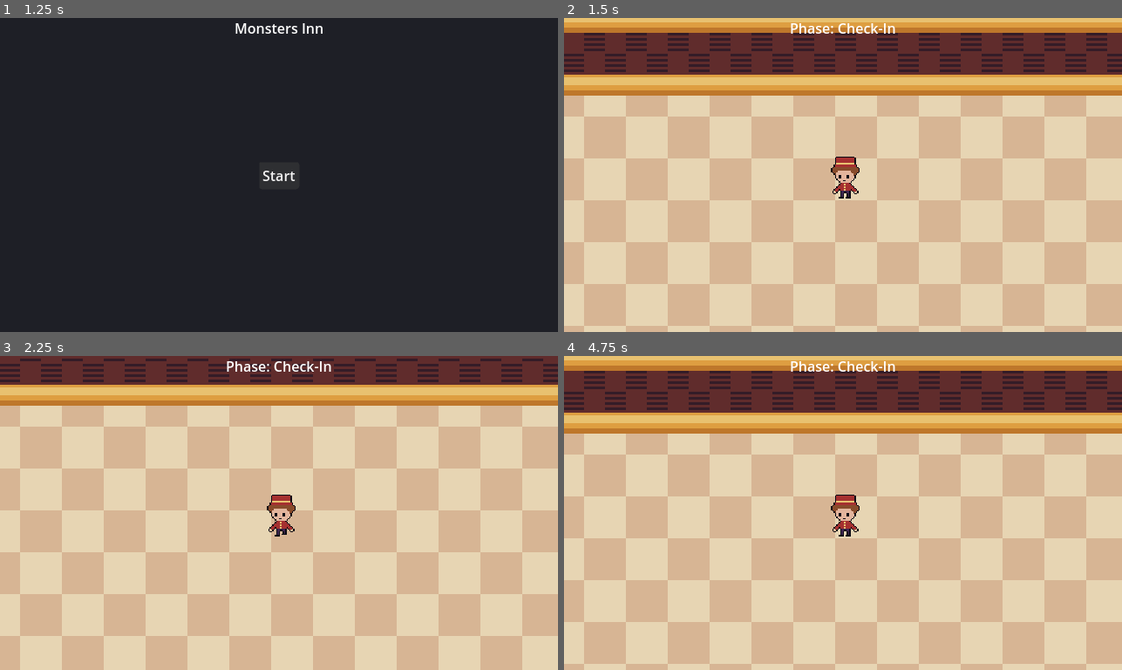
Above: before the commit, frames 1-4 (two rows, left to right).
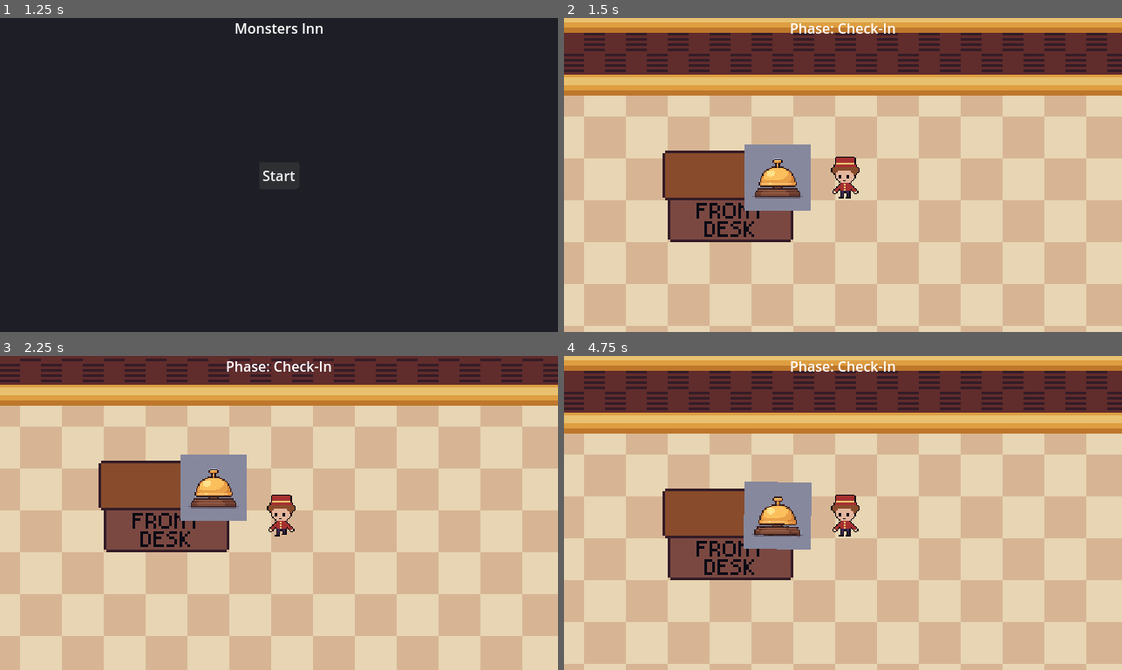
Above: after the commit, the same moments.

Repository: mwhittaker1/monsters_inn
Game: Godot game, scene res://scenes/Splash.tscn
Same seed, same stepped clock (60 frames per second), same inputs: the game is played once before the commit and once after it.
Inputs:
- Up to frame 1 (1.25 s): tap Enter (ui_accept) at 0.5, 0.77 s; hold Right (ui_right) from 0.53 s (still down)
- Up to frame 2 (1.5 s): release Right (ui_right) at 1.25 s; click "Start" at 1.25 s
- Up to frame 3 (2.25 s): hold Down (ui_down) from 2.03 s (still down)
- Up to frame 4 (4.75 s): tap Enter (ui_accept) at 2.27, 3.77, 4.52 s; release Down (ui_down) at 2.78 s; hold Right (ui_right) 2.78-3.53 s; hold Up (ui_up) 3.53-4.28 s; hold Left (ui_left) from 4.28 s (still down)

Frame 1 is identical in both runs. In frame 2, 7.5% of the frame differs, in the area x 17-45%, y 40-72%; in frame 3, 7.5%; in frame 4, 7.6%.

Commit message:
added bell interaction animation shake

Diff:
--- a/scenes/Bell.tscn
+++ b/scenes/Bell.tscn
@@ -15,5 +15,13 @@
 position = Vector2(-2, -6)
 shape = SubResource("RectangleShape2D_wg6oa")
 
-[node name="Sprite2D" type="Sprite2D" parent="."]
+[node name="Sprite" type="Sprite2D" parent="."]
 texture = ExtResource("1_mxaww")
+
+[node name="AnimationPlayer" type="AnimationPlayer" parent="."]
+
+[node name="SFX" type="AudioStreamPlayer2D" parent="."]
+
+[node name="Timer" type="Timer" parent="."]
+wait_time = 0.25
+one_shot = true
--- a/scenes/game.tscn
+++ b/scenes/game.tscn
@@ -73,11 +73,11 @@
 script = ExtResource("9_qy1jj")
 
 [node name="Player" type="Node2D" parent="."]
-position = Vector2(34, 71)
+position = Vector2(-149, 77)
 script = ExtResource("2_g4kob")
 
 [node name="InteractRay" type="RayCast2D" parent="Player"]
-position = Vector2(62, -60)
+position = Vector2(0, -5)
 target_position = Vector2(0, 117)
 collision_mask = 32
 hit_from_inside = true
@@ -86,7 +86,7 @@
 [node name="Sprite" type="AnimatedSprite2D" parent="Player"]
 sprite_frames = SubResource("SpriteFrames_45i86")
 animation = &"walk"
-frame_progress = 0.902271
+frame_progress = 0.146119
 
 [node name="Camera2D" type="Camera2D" parent="Player/Sprite"]
 position = Vector2(-2, -2)
@@ -161,5 +161,5 @@
 script = ExtResource("10_3xj3m")
 
 [node name="Bell" parent="." instance=ExtResource("13_2rd6h")]
-position = Vector2(-250, 58)
+position = Vector2(-212, 64)
 scale = Vector2(0.05, 0.05)
--- a/scripts/Bell.gd
+++ b/scripts/Bell.gd
@@ -1,8 +1,38 @@
-extends Interactable
+extends Area2D
 
-func _ready() -> void:
-	add_to_group("interactables")
+@export var cooldown := 0.25
+@export var pitch_jitter := 0.03
+@onready var spr: Node2D = $"Sprite"
+@onready var sfx: AudioStreamPlayer2D = $SFX
+var _busy := false
 
-func interact(by: Node) -> void:
-	super.interact(by)
-	print("Ding! Welcome to Monster Hotel.")
+func interact(_by: Node = null) -> void:
+	if _busy: return
+	_busy = true
+
+	# audio
+	if sfx.stream:
+		sfx.pitch_scale = 1.0 + randf_range(-pitch_jitter, pitch_jitter)
+		sfx.play()
+
+	# visual: quick shake+squash tween (0.3s total)
+	var t := create_tween().set_trans(Tween.TRANS_SINE).set_ease(Tween.EASE_OUT)
+	var base_rot := spr.rotation_degrees
+	var base_scale := spr.scale
+
+	t.tween_property(spr, "rotation_degrees", base_rot - 6.0, 0.06)
+	t.parallel().tween_property(spr, "scale", base_scale * Vector2(1.04, 0.96), 0.06)
+
+	t.tween_property(spr, "rotation_degrees", base_rot + 6.0, 0.06)
+	t.parallel().tween_property(spr, "scale", base_scale * Vector2(0.98, 1.02), 0.06)
+
+	t.tween_property(spr, "rotation_degrees", base_rot, 0.12)
+	t.parallel().tween_property(spr, "scale", base_scale, 0.12)
+
+	t.finished.connect(func():
+		_busy = false
+	)
+
+
+func _on_interacted(by: Node) -> void:
+	pass # Replace with function body.
--- a/scripts/Player.gd
+++ b/scripts/Player.gd
@@ -47,7 +47,7 @@
 		spr.play(_idle_anim)
 
 	# Optional: scale first idle frame to grid_size
-	var tex := spr.sprite_frames.get_frame_texture("idle", 0)
+	var tex := spr.sprite_frames.get_frame_texture(_idle_anim, 0)
 	if tex:
 		var sz := tex.get_size()
 		if sz.x > 0.0 and sz.y > 0.0:
